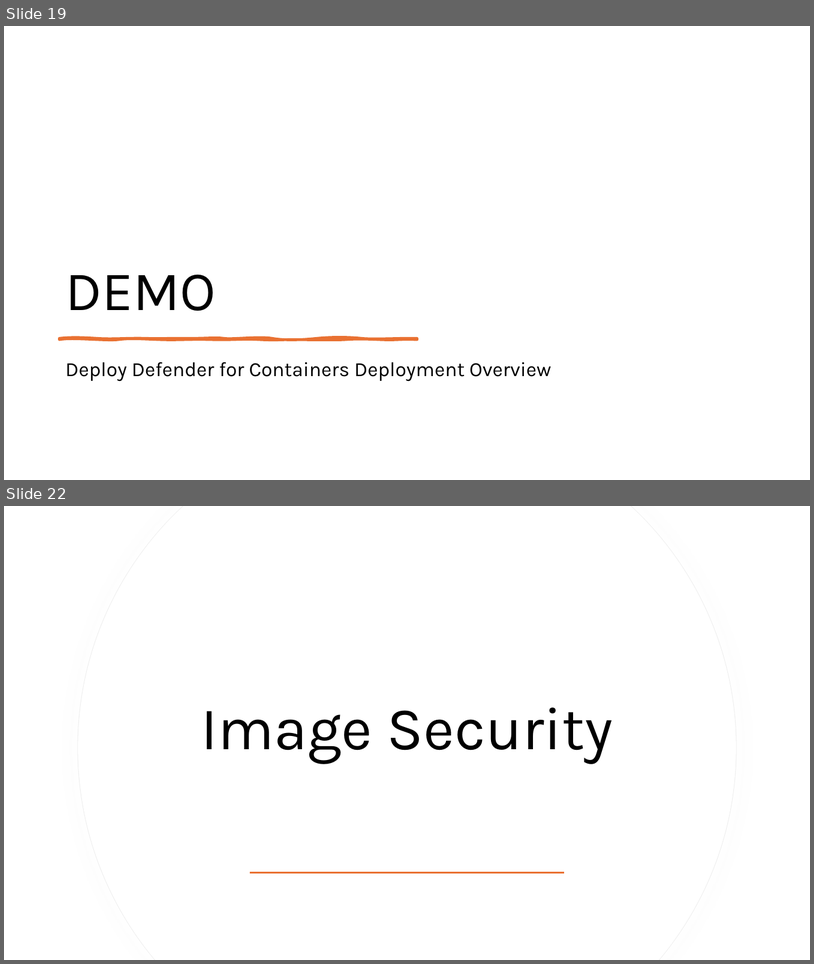
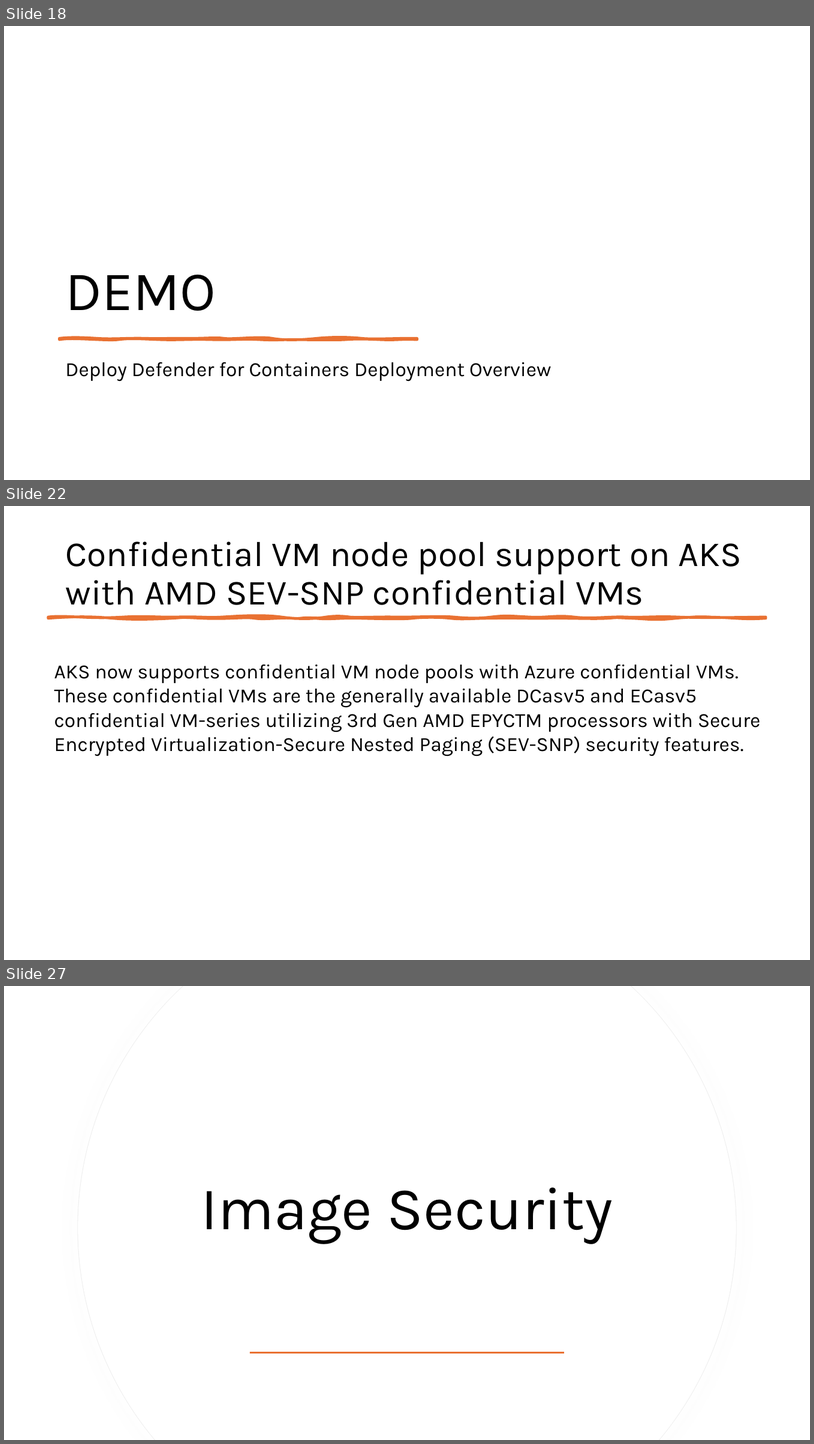
Before and after one commit to fhbilgen/AKSDeepDive, a slide deck: AKS_DD_Security.pptx. Shown one above the other, each under a label of ours: slides 19 and 22 before the commit, slides 18, 22 and 27 after it; the slides between them are not shown. The pictures are 814x964 and 814x1444 pixels, drawn with LibreOffice and Linux fonts; fonts in the diff are those of the drawing. Boxes give left, top, right and bottom in pixels: in the first picture for what was removed or moved away, otherwise in the second. Text is boxed around its words. In the diff, an @@ line names an element or a change of style, - is before the commit and + after.

Commit message:
Some addition to Monitoring and Security

```diff
--- a/AKS_DD_Security.pptx
+++ b/AKS_DD_Security.pptx
@@ slide 22 added at <box>4,506,810,960</box>, background #FFFFFF @@
@@ title added at <box>65,541,742,605</box>, 42 pt, text #000000 @@
+Confidential VM node pool support on AKS with AMD SEV-SNP confidential VMs
@@ freeform shape added at <box>48,617,766,618</box>, fill #E97132, outline #E97132 3.25 pt @@
@@ text added at <box>54,664,761,756</box>, 24 pt, text #000000 @@
+AKS now supports confidential VM node pools with Azure confidential VMs. These confidential VMs are the generally available DCasv5 and ECasv5 confidential VM-series utilizing 3rd Gen AMD EPYCTM processors with Secure Encrypted Virtualization-Secure Nested Paging (SEV-SNP) security features.
@@ what was slide 19 is now slide 18 @@
@@ what was slide 22 is now slide 27 @@
```
Also in this commit, not shown: 2 slides changed, 13 other slides added, 3 slides removed, 11 other files.
